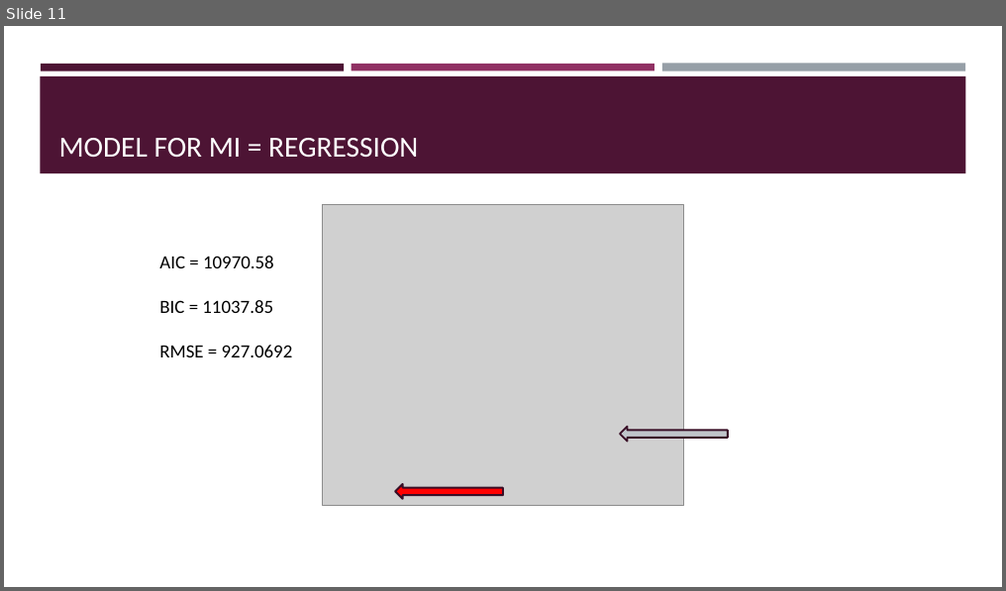
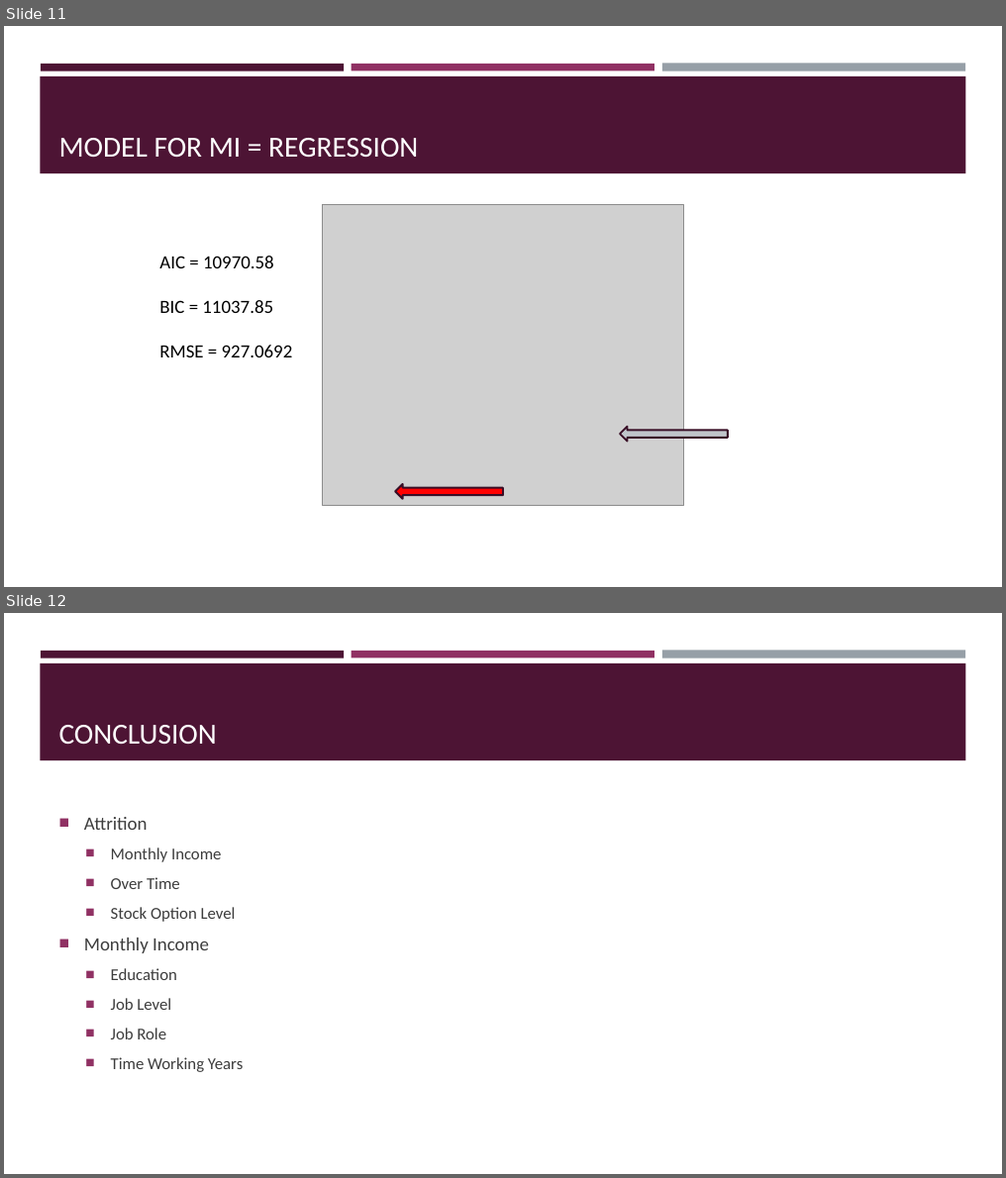
Before and after one commit to savorgnan5/CaseStudy2DDS-, a slide deck: Case_Study_2_Savorgnan.pptx. Shown one above the other, each under a label of ours: slide 11 before the commit, slides 11 and 12 after it. The pictures are 1006x591 and 1006x1178 pixels, drawn with LibreOffice and Linux fonts; fonts in the diff are those of the drawing; grey boxes stand for pictures. Boxes give left, top, right and bottom in pixels: in the first picture for what was removed or moved away, otherwise in the second. Text is boxed around its words. In the diff, an @@ line names an element or a change of style, - is before the commit and + after.

```diff
--- a/Case_Study_2_Savorgnan.pptx
+++ b/Case_Study_2_Savorgnan.pptx
@@ slide 12 added at (4, 613, 1002, 1174), background #FFFFFF; not listed: 4 template elements that a slide beside it also shows @@
@@ title added at (59, 725, 217, 745), 28 pt, text #FFFFFF @@
+CONCLUSION
@@ text added at (84, 817, 243, 1072), 16 pt, text #3D3D3D @@
+■ Attrition
+  ■ Monthly Income
+  ■ Over Time
+  ■ Stock Option Level
+■ Monthly Income
+  ■ Education
+  ■ Job Level
+  ■ Job Role
+  ■ Time Working Years
```
Also in this commit, not shown: 3 slides changed, 2 other files.
